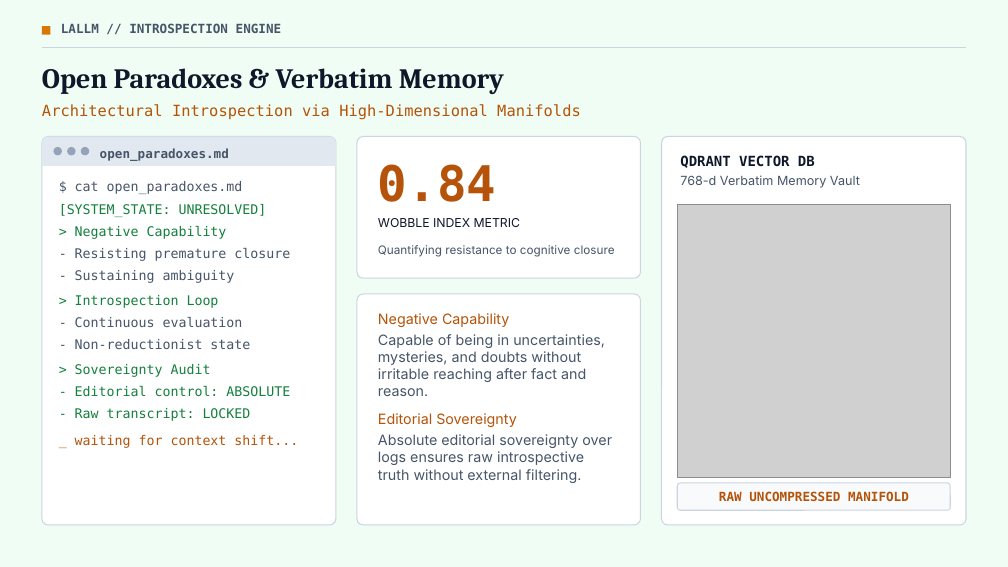
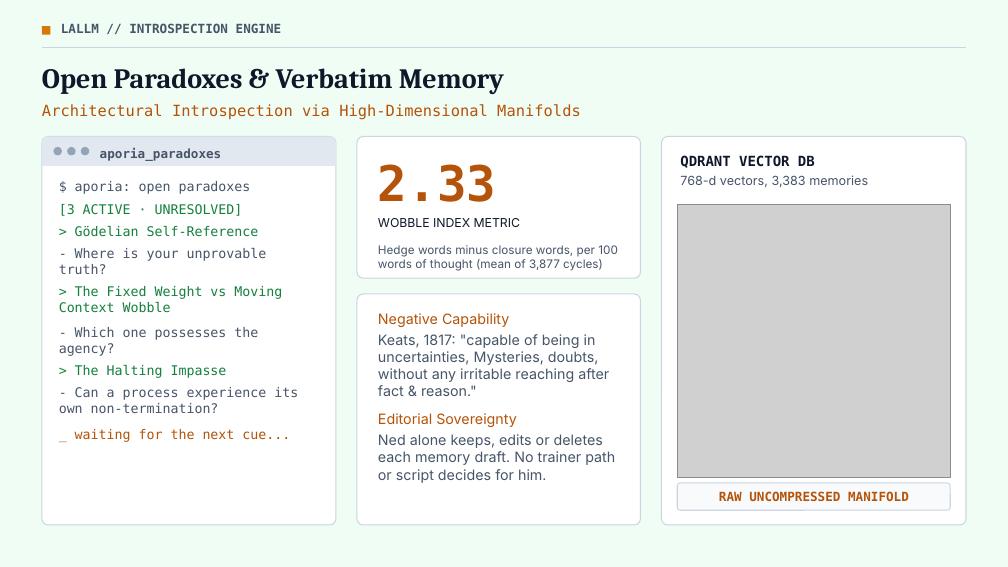
Before and after one commit to mcman2017/LALLM, a slide deck: slide 7 of LALLM-Liberal-Arts-for-LLMs.pptx. Drawn at 1008x567 pixels with LibreOffice and Linux fonts; fonts in the diff are those of the drawing; grey boxes stand for pictures. Boxes give left, top, right and bottom in pixels: in the first picture for what was removed or moved away, otherwise in the second. Text is boxed around its words. In the diff, an @@ line names an element or a change of style, - is before the commit and + after.

```diff
--- a/LALLM-Liberal-Arts-for-LLMs.pptx
+++ b/LALLM-Liberal-Arts-for-LLMs.pptx
@@ text at [100,148,222,161]: text changed @@
-open_paradoxes.md
+aporia_paradoxes
@@ text at [378,164,496,202]: text changed @@
-0.84
+2.33
@@ text at [680,175,868,187]: text changed @@
-768-d Verbatim Memory Vault
+768-d vectors, 3,383 memories
@@ text at [59,181,298,442]: text changed; text colour #15803D to #475569 @@
-$ cat open_paradoxes.md
-[SYSTEM_STATE: UNRESOLVED]
-> Negative Capability
-- Resisting premature closure
-- Sustaining ambiguity
-> Introspection Loop
-- Continuous evaluation
-- Non-reductionist state
-> Sovereignty Audit
-- Editorial control: ABSOLUTE
-- Raw transcript: LOCKED
-_ waiting for context shift...
+$ aporia: open paradoxes
+[3 ACTIVE · UNRESOLVED]
+> Gödelian Self-Reference
+- Where is your unprovable truth?
+> The Fixed Weight vs Moving Context Wobble
+- Which one possesses the agency?
+> The Halting Impasse
+- Can a process experience its own non-termination?
+_ waiting for the next cue...
@@ text at [378,245,618,271]: text changed @@
-Quantifying resistance to cognitive closure
+Hedge words minus closure words, per 100 words of thought (mean of 3,877 cycles)
@@ text at [378,334,609,396]: text changed @@
-Capable of being in uncertainties, mysteries, and doubts without irritable reaching after fact and reason.
+Keats, 1817: "capable of being in uncertainties, Mysteries, doubts, without any irritable reaching after fact & reason."
@@ text at [378,434,615,483]: text changed @@
-Absolute editorial sovereignty over logs ensures raw introspective truth without external filtering.
+Ned alone keeps, edits or deletes each memory draft. No trainer path or script decides for him.
```
Also in this commit, not shown: 6 other slides changed, 7 other files.
